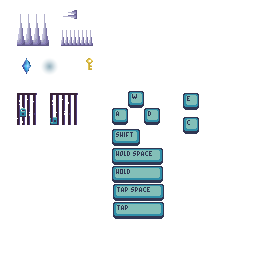
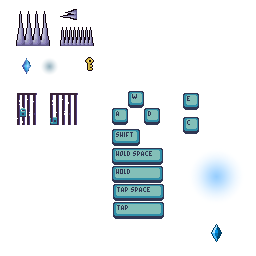
Layer changes from the first (256, 256) image to the second:
added layer "Jewel" (1st of 2) above "Layer 11" over [211, 224, 222, 242]
added layer "Layer 17" above "Layer 12" over [191, 151, 242, 202]
painted on "Key" over [85, 57, 94, 71]
painted on "Layer 2" over [16, 9, 94, 46]
